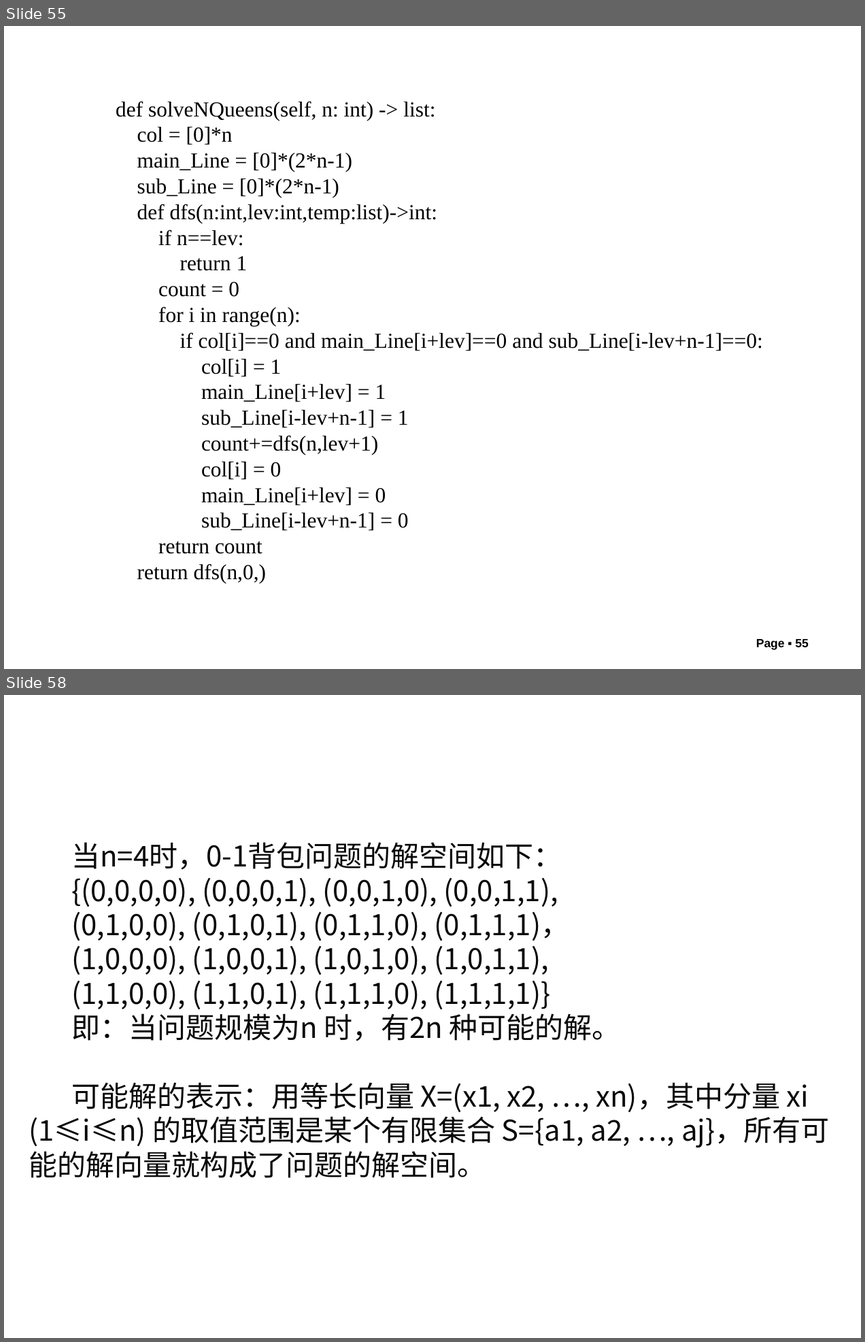
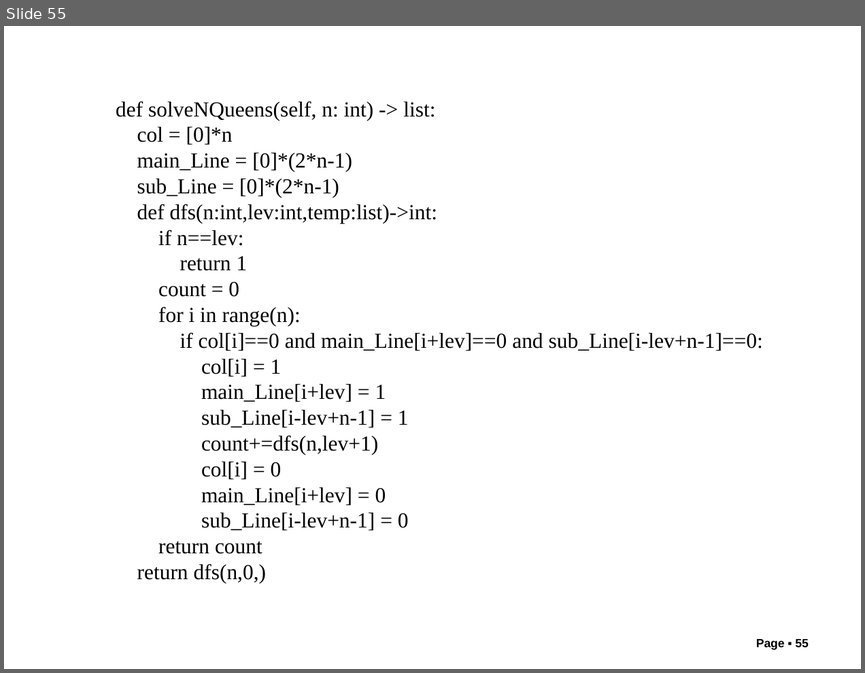
Before and after one commit to liutongling/DP, a slide deck: file/第6章 回朔法.pptx. Shown one above the other, each under a label of ours: slides 55 and 58 before the commit, slide 55 after it; the slides between them are not shown. The pictures are 865x1342 and 865x673 pixels, drawn with LibreOffice and Linux fonts; fonts in the diff are those of the drawing; background and template pictures are left out. Boxes give left, top, right and bottom in pixels: in the first picture for what was removed or moved away, otherwise in the second. Text is boxed around its words. In the diff, an @@ line names an element or a change of style, - is before the commit and + after.

```diff
--- a/file/第6章 回朔法.pptx
+++ b/file/第6章 回朔法.pptx
@@ slide 58 removed at (4,695,861,1338), background #FFFFFF @@
@@ text removed at (28,842,829,1178) @@
-当n=4时，0-1背包问题的解空间如下：
-{(0,0,0,0), (0,0,0,1), (0,0,1,0), (0,0,1,1),
-(0,1,0,0), (0,1,0,1), (0,1,1,0), (0,1,1,1)，
-(1,0,0,0), (1,0,0,1), (1,0,1,0), (1,0,1,1),
-(1,1,0,0), (1,1,0,1), (1,1,1,0), (1,1,1,1)}
-即：当问题规模为n 时，有2n 种可能的解。
-可能解的表示：用等长向量 X=(x1, x2, …, xn)，其中分量 xi (1≤i≤n) 的取值范围是某个有限集合 S={a1, a2, …, aj}，所有可能的解向量就构成了问题的解空间。
```
Also in this commit, not shown: 29 other slides removed, 5 other files.
